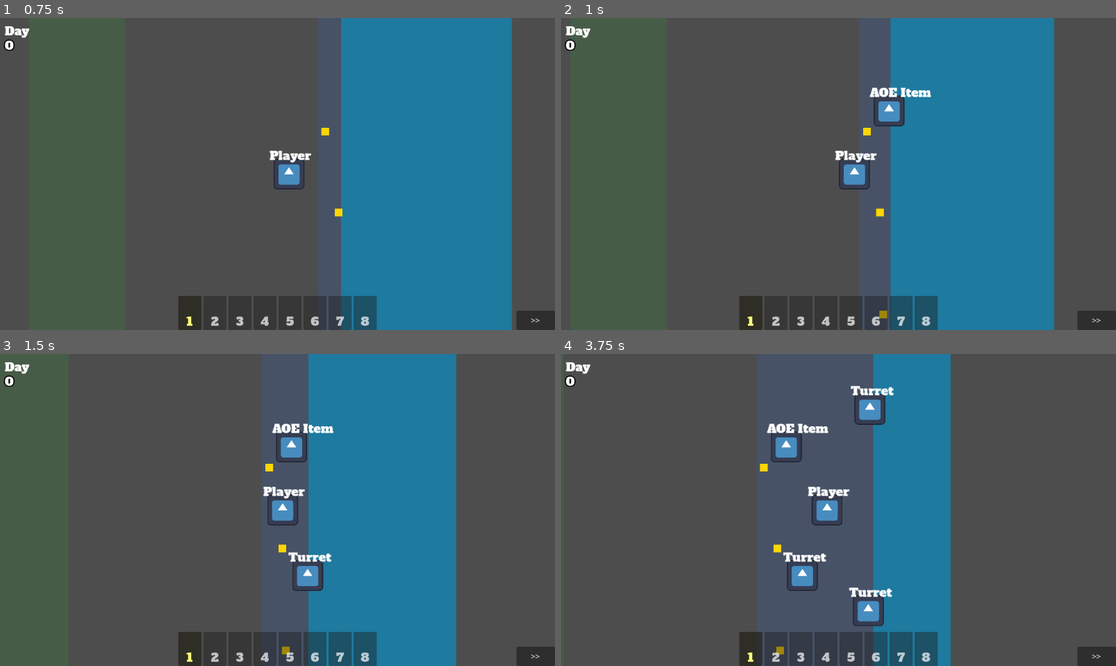
Above: before the commit, frames 1-4 (two rows, left to right).
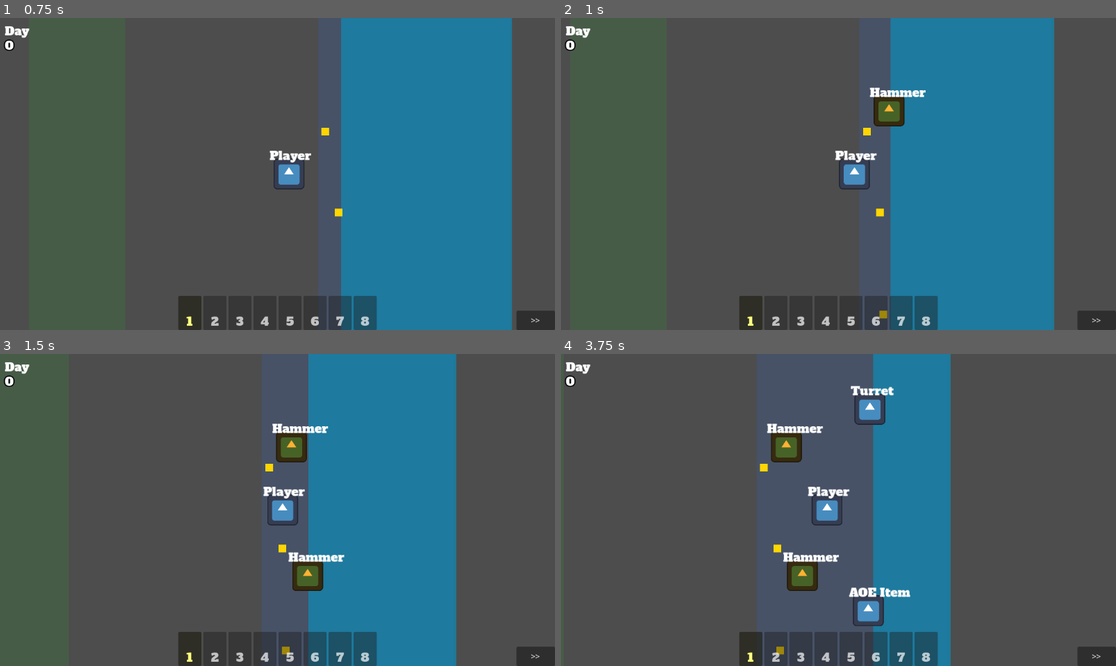
Above: after the commit, the same moments.

Repository: poga/dark-sea
Game: Godot game, scene res://scenes/game/main.tscn
The game is run twice, just before and just after one commit, with the same random seed, the same clock (stepped at 60 frames per second) and the same inputs. The project has no main scene, so this scene is started directly. The engine's default icon, where the game draws it, is replaced by a stand-in: a white triangle on a blue panel in a dark square.
Inputs (mouse positions are in pixels of both pictures, inside the frame that each line leads up to):
- Up to frame 1 (0.75 s): tap Enter at 0.5 s; move the mouse to (399, 158) at 0.52 s; press the mouse at (399, 158) at 0.53 s; hold D (move_right) from 0.53 s (still down)
- Up to frame 2 (1 s): keep holding D (move_right)
- Up to frame 3 (1.5 s): release D (move_right) at 1.25 s; release the mouse at (399, 494) at 1.25 s; drag from (166, 525) to (33, 510) at 1.27 s
- Up to frame 4 (3.75 s): move the mouse to (894, 441) at 2.02 s; hold D (move_right) 2.03-2.75 s; tap Alt at 2.1 s; drag from (810, 572) to (855, 510) at 2.77 s; move the mouse to (1005, 556) at 3.52 s; press the mouse at (1005, 556) at 3.53 s; hold A (move_left) from 3.53 s (still down)

Frame 1 is identical in both runs. In frame 2, 0.7% of the frame differs, in the area x 55-67%, y 22-35%; in frame 3, 1.4%; in frame 4, 1.6%, in the area x 37-63%, y 22-78%.

Commit message:
feat: add hammer to item spawner pool with weight 2
Co-Authored-By: Claude Opus 4.6 <noreply@anthropic.com>

Diff:
--- a/scenes/game/item_spawner.gd
+++ b/scenes/game/item_spawner.gd
@@ -16,6 +16,7 @@
 var item_pool: Array[Dictionary] = [
 	{ "scene": preload("res://scenes/item/turret_item.tscn"), "weight": 3 },
 	{ "scene": preload("res://scenes/item/aoe_item.tscn"), "weight": 1 },
+	{ "scene": preload("res://scenes/item/hammer_item.tscn"), "weight": 2 },
 ]
 
 # --- Spawning rules: edit this to change how many spawn ---
